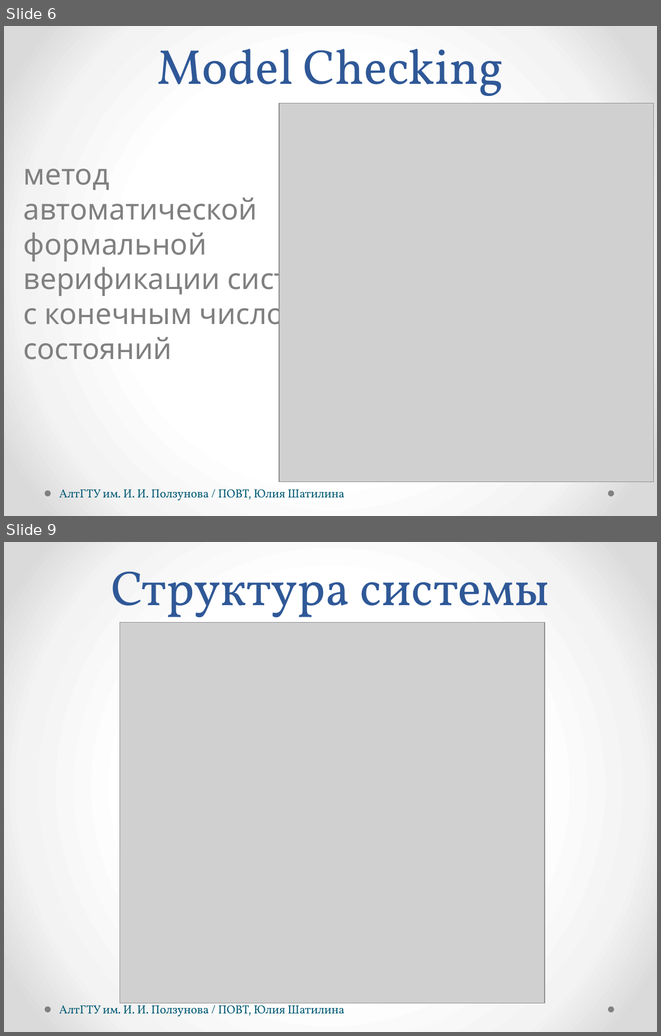
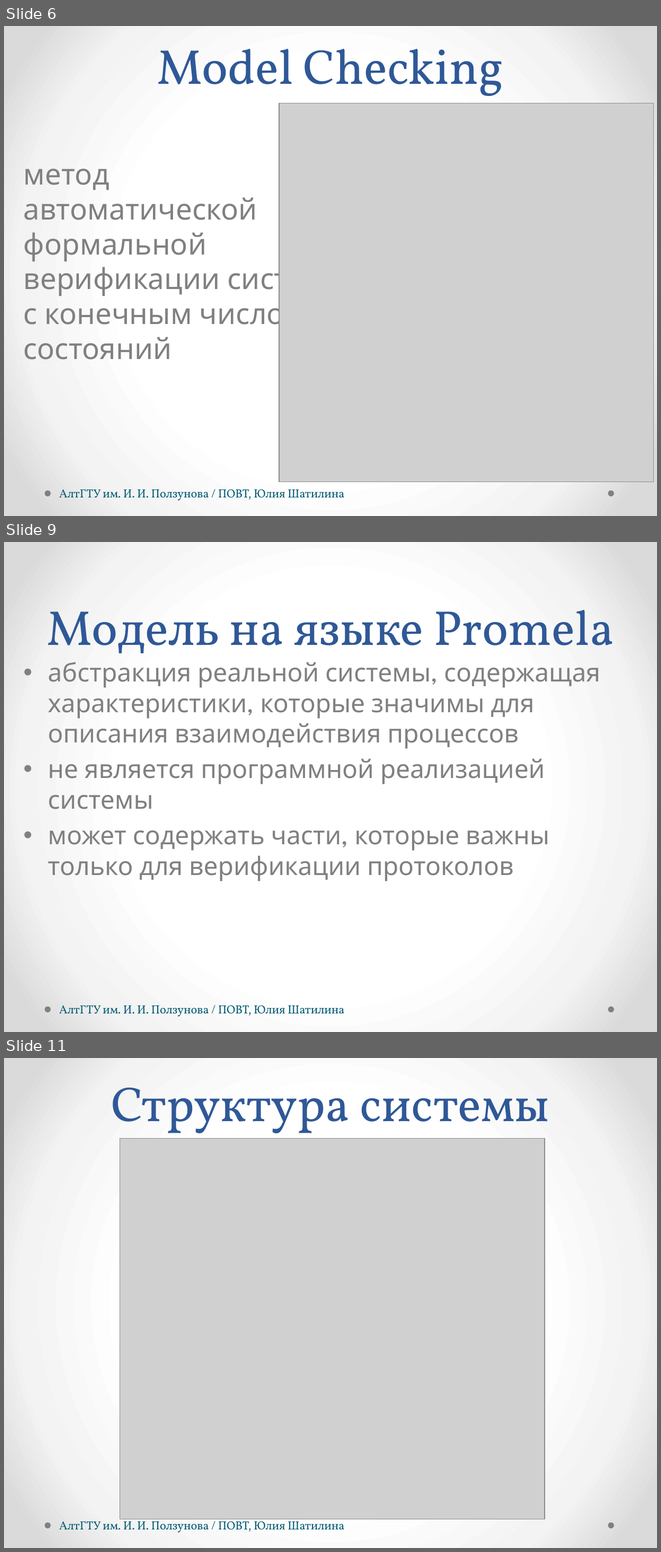
Before and after one commit to hisohito/proto-doc, a slide deck: shatilina.pptx. Shown one above the other, each under a label of ours: slides 6 and 9 before the commit, slides 6, 9 and 11 after it; the slides between them are not shown. The pictures are 661x1036 and 661x1552 pixels, drawn with LibreOffice and Linux fonts; fonts in the diff are those of the drawing; grey boxes stand for pictures. Boxes give left, top, right and bottom in pixels: in the first picture for what was removed or moved away, otherwise in the second. Text is boxed around its words. In the diff, an @@ line names an element or a change of style, - is before the commit and + after.

```diff
--- a/shatilina.pptx
+++ b/shatilina.pptx
@@ slide 9 added at <box>4,542,657,1032</box>, background gradient #FFFFFF to #F4F4F4 to #DADADA; not listed: 2 template elements that a slide beside it also shows @@
@@ title added at <box>47,610,614,667</box>, 54 pt, text #2F5897 @@
+Модель на языке Promela
@@ text added at <box>48,662,600,881</box>, 28 pt, text #808080 @@
+• абстракция реальной системы, содержащая характеристики, которые значимы для описания взаимодействия процессов
+• не является программной реализацией системы
+• может содержать части, которые важны только для верификации протоколов
@@ text added at <box>59,1005,344,1016</box>, 13 pt, text #045C75 @@
+АлтГТУ им. И. И. Ползунова / ПОВТ, Юлия Шатилина
@@ what was slide 9 is now slide 11 @@
```
Also in this commit, not shown: 2 slides changed, 2 other slides added, 1 slide removed, 2 other files.
